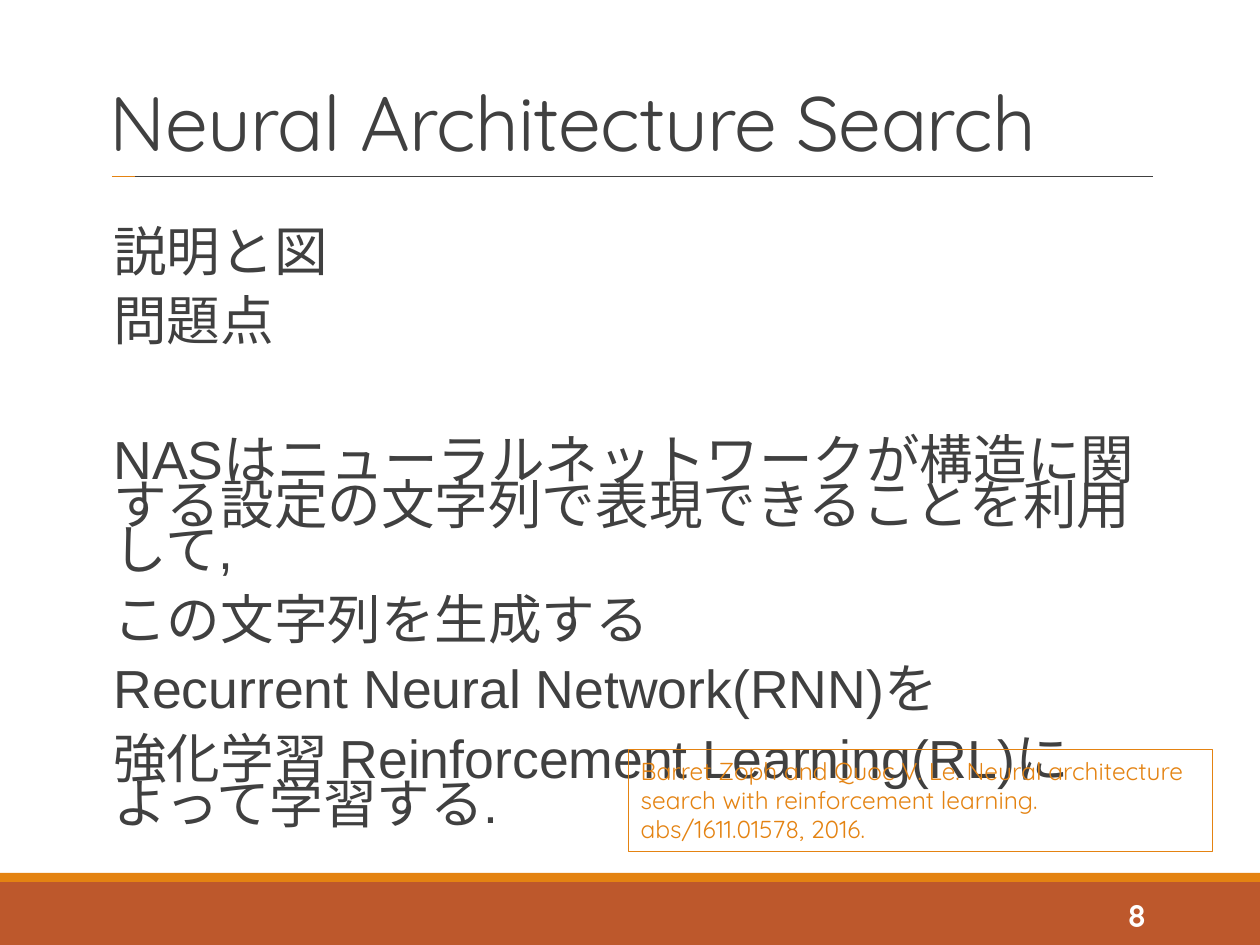
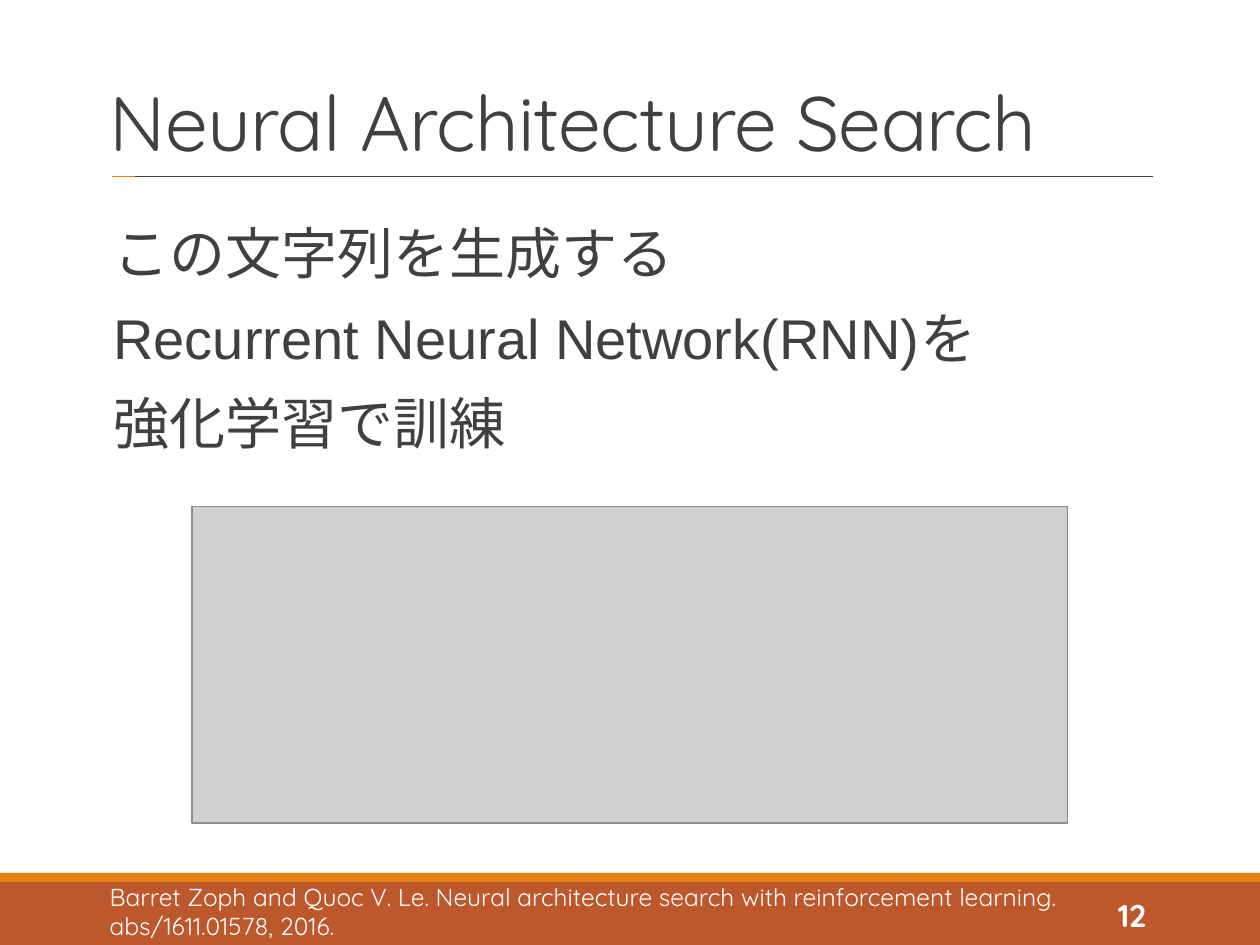
Before and after one commit to tatsuya-sugiyama/WeeklyReport, a slide deck: slide 12 of report/2020後期/2020_2nd_sugiyama.pptx (slide 8 before the commit). Drawn at 1260x945 pixels with LibreOffice and Linux fonts; fonts in the diff are those of the drawing; grey boxes stand for pictures. Boxes give left, top, right and bottom in pixels: in the first picture for what was removed or moved away, otherwise in the second. Text is boxed around its words. In the diff, an @@ line names an element or a change of style, - is before the commit and + after.

```diff
--- a/report/2020後期/2020_2nd_sugiyama.pptx
+++ b/report/2020後期/2020_2nd_sugiyama.pptx
@@ text at (113, 226, 327, 345): paragraphs removed @@
-説明と図
-問題点
-NASはニューラルネットワークが構造に関する設定の文字列で表現できることを利用して,
@@ text at (113, 227, 976, 370): size 30.6 to 32 pt in "この文字列を生成する", "Recurrent Neural Network(RNN)を"; line spacing 0.7 to 0.9 @@
@@ text at (113, 397, 505, 449): text changed; size 30.6 to 32 pt @@
-強化学習 Reinforcement Learning(RL)によって学習する.
+強化学習で訓練
@@ picture added at (193, 507, 1068, 823) @@
@@ text "Barret Zoph and Quoc V. ...": place and size @@
-text "Barret Zoph and Quoc V. ..." at (629, 750, 1213, 852)
+text "Barret Zoph and Quoc V. ..." at (110, 880, 1056, 938)
@@ text "Barret Zoph and Quoc V. ..." at (110, 880, 1056, 938): text colour #E48312 to #FFFFFF; outline #E48312 0.75 pt to none @@
@@ page number at (1118, 904, 1146, 927): text changed @@
-8
+12
```
Also in this commit, not shown: 10 other slides changed, 8 slides added, 2 other files.
